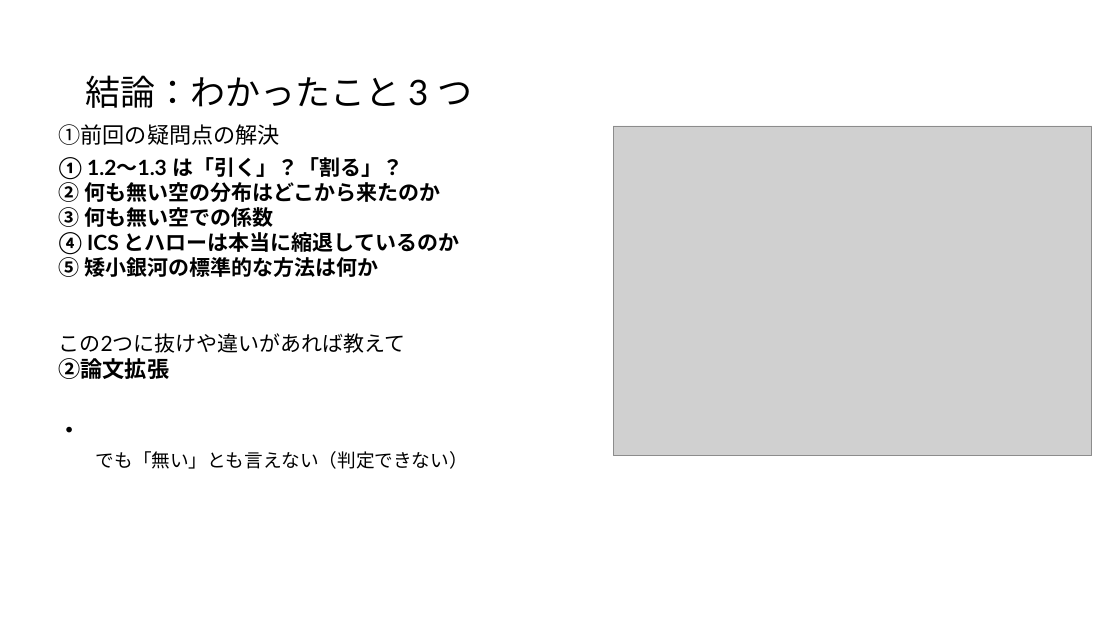
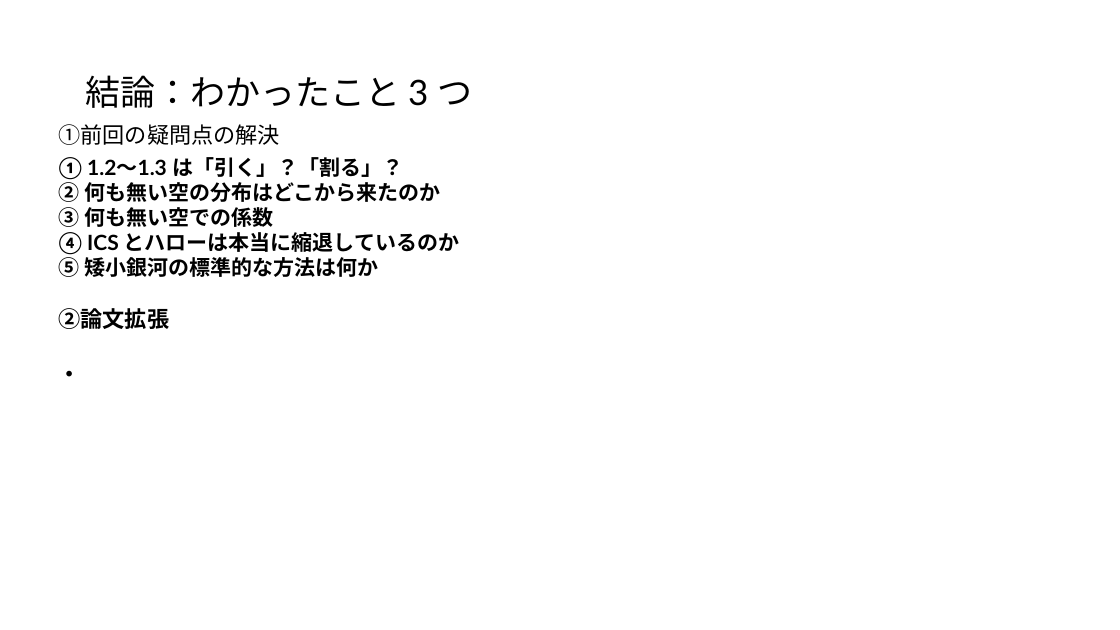
Before and after one commit to Mikann20041029/darkmatter-slides, a slide deck: slide 2 of slides/2026-10-09_研究報告_10枚版.pptx. Drawn at 1120x630 pixels with LibreOffice and Linux fonts; fonts in the diff are those of the drawing; grey boxes stand for pictures. Boxes give left, top, right and bottom in pixels: in the first picture for what was removed or moved away, otherwise in the second. Text is boxed around its words. In the diff, an @@ line names an element or a change of style, - is before the commit and + after.

Commit message:
slides: 本人の編集版を更新 (10-06 14:55)

```diff
--- a/slides/2026-10-09_研究報告_10枚版.pptx
+++ b/slides/2026-10-09_研究報告_10枚版.pptx
@@ picture removed at (613,126,1092,456) @@
@@ text at (59,308,170,329): less space between paragraphs @@
@@ text at (59,333,406,353): paragraph removed @@
-この2つに抜けや違いがあれば教えて
@@ text at (96,451,468,469): paragraph removed @@
-でも「無い」とも言えない（判定できない）
```
